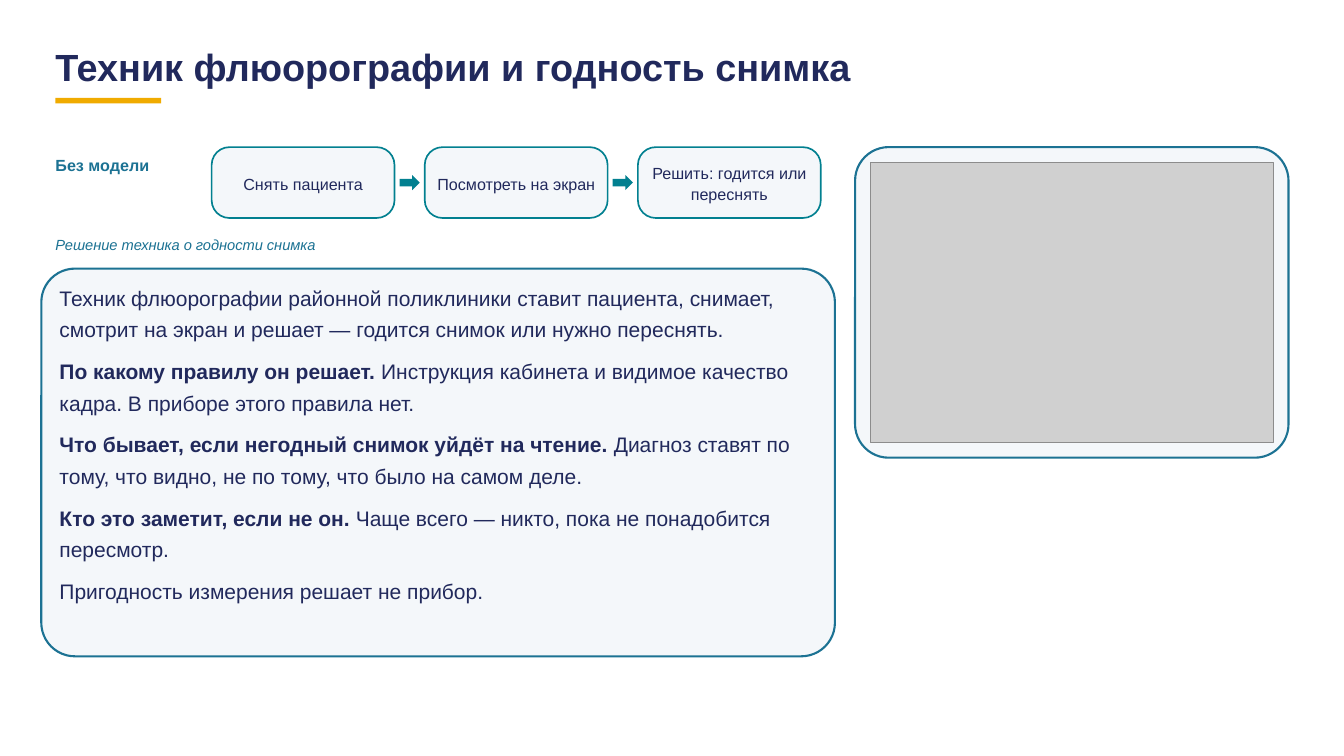
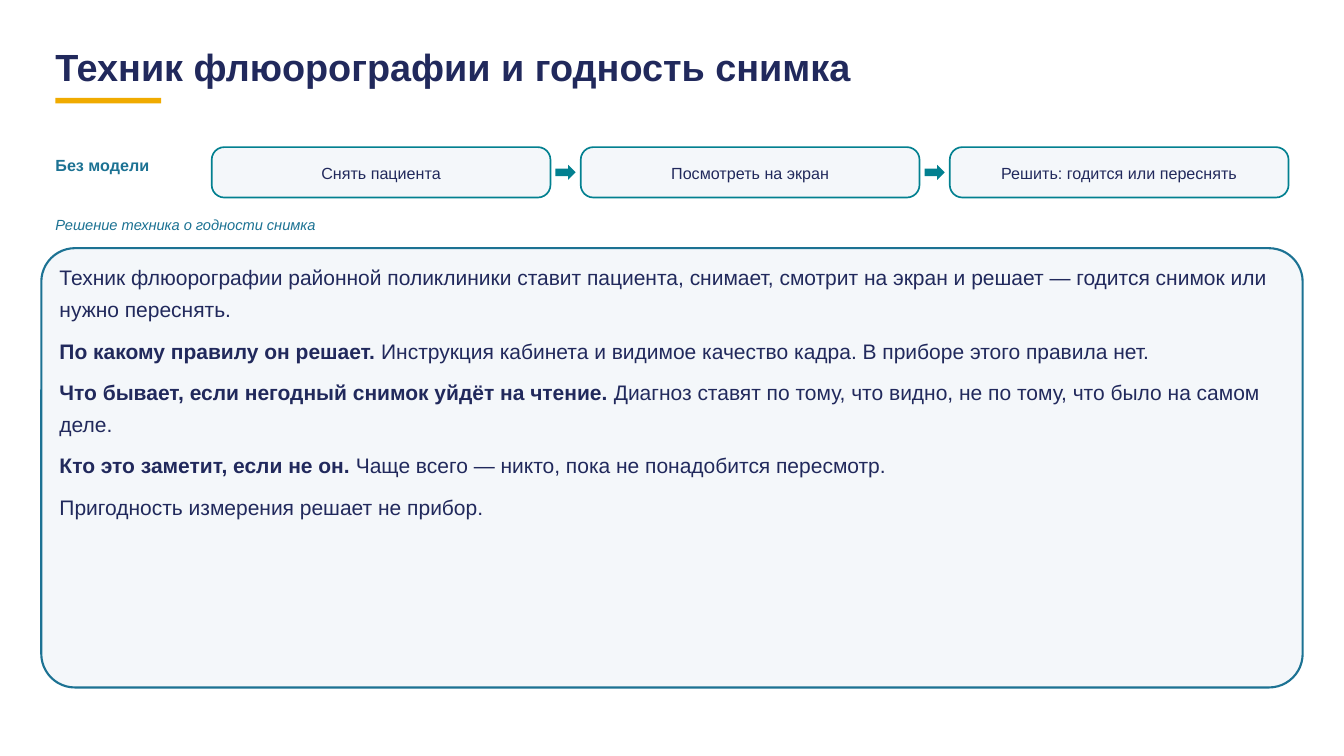
Before and after one commit to tellina-study/AI-usage-lessons, a slide deck: slide 26 of library/lectures/lec-07/rework/deck/lec-07-karkas.pptx. Drawn at 1344x756 pixels with LibreOffice and Linux fonts; fonts in the diff are those of the drawing; grey boxes stand for pictures. Boxes give left, top, right and bottom in pixels: in the first picture for what was removed or moved away, otherwise in the second. Text is boxed around its words. In the diff, an @@ line names an element or a change of style, - is before the commit and + after.

```diff
--- a/library/lectures/lec-07/rework/deck/lec-07-karkas.pptx
+++ b/library/lectures/lec-07/rework/deck/lec-07-karkas.pptx
@@ rounded rectangle: place and size @@
-rounded rectangle at bbox=[212, 147, 394, 218]
+rounded rectangle at bbox=[212, 147, 551, 198]
@@ rounded rectangle removed at bbox=[424, 147, 607, 218] @@
@@ rounded rectangle: place and size @@
-rounded rectangle at bbox=[638, 147, 821, 218]
+rounded rectangle at bbox=[581, 147, 920, 198]
@@ rounded rectangle removed at bbox=[855, 147, 1289, 458] @@
@@ rounded rectangle added at bbox=[950, 147, 1289, 198], fill #F4F7FA, outline #028090 1.2 pt @@
@@ text "Снять пациента": place and size @@
-text "Снять пациента" at bbox=[243, 178, 363, 193]
+text "Снять пациента" at bbox=[321, 167, 441, 183]
@@ right arrow: place and size @@
-right arrow at bbox=[613, 175, 633, 191]
+right arrow at bbox=[556, 165, 576, 180]
@@ text "Посмотреть на экран": place and size @@
-text "Посмотреть на экран" at bbox=[437, 179, 595, 194]
+text "Посмотреть на экран" at bbox=[671, 168, 829, 183]
@@ picture removed at bbox=[870, 162, 1273, 443] @@
@@ right arrow: place and size @@
-right arrow at bbox=[399, 175, 419, 191]
+right arrow at bbox=[925, 165, 945, 180]
@@ text "Решить: годится или переснять" rewrapped from bbox=[652, 168, 806, 204] to bbox=[1001, 168, 1237, 183] @@
@@ text "Решение техника о годности снимка": place and size @@
-text "Решение техника о годности снимка" at bbox=[55, 239, 316, 250]
+text "Решение техника о годности снимка" at bbox=[55, 219, 316, 230]
@@ rounded rectangle: place and size @@
-rounded rectangle at bbox=[41, 268, 835, 656]
+rounded rectangle at bbox=[41, 248, 1303, 688]
@@ rounded rectangle at bbox=[41, 248, 1303, 688]: proportions changed @@
@@ text "Техник флюорографии районной поликлиники ставит ..." rewrapped from bbox=[59, 290, 790, 603] to bbox=[59, 269, 1267, 520] @@
```
Also in this commit, not shown: 35 other slides changed, 12 other files.
